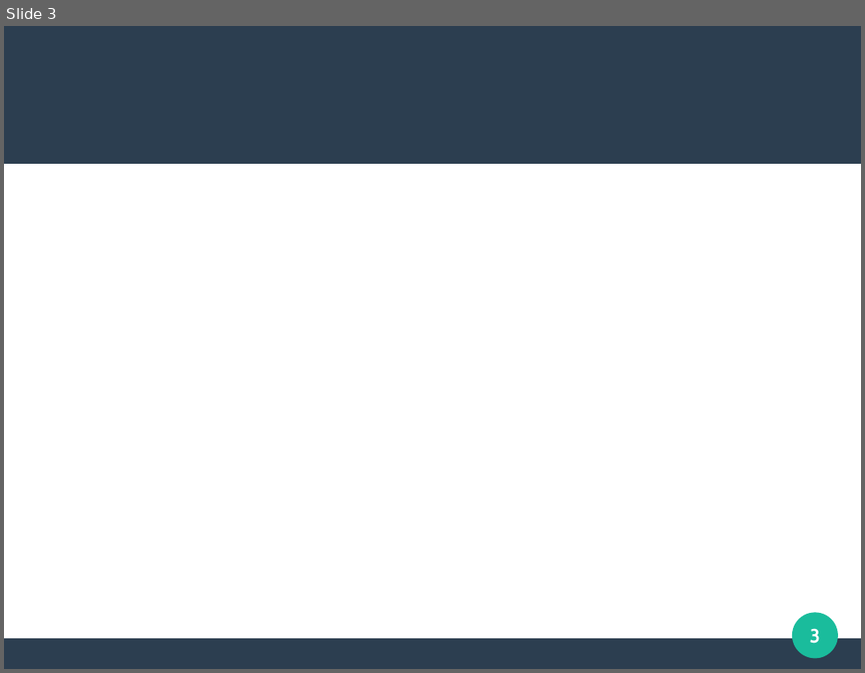
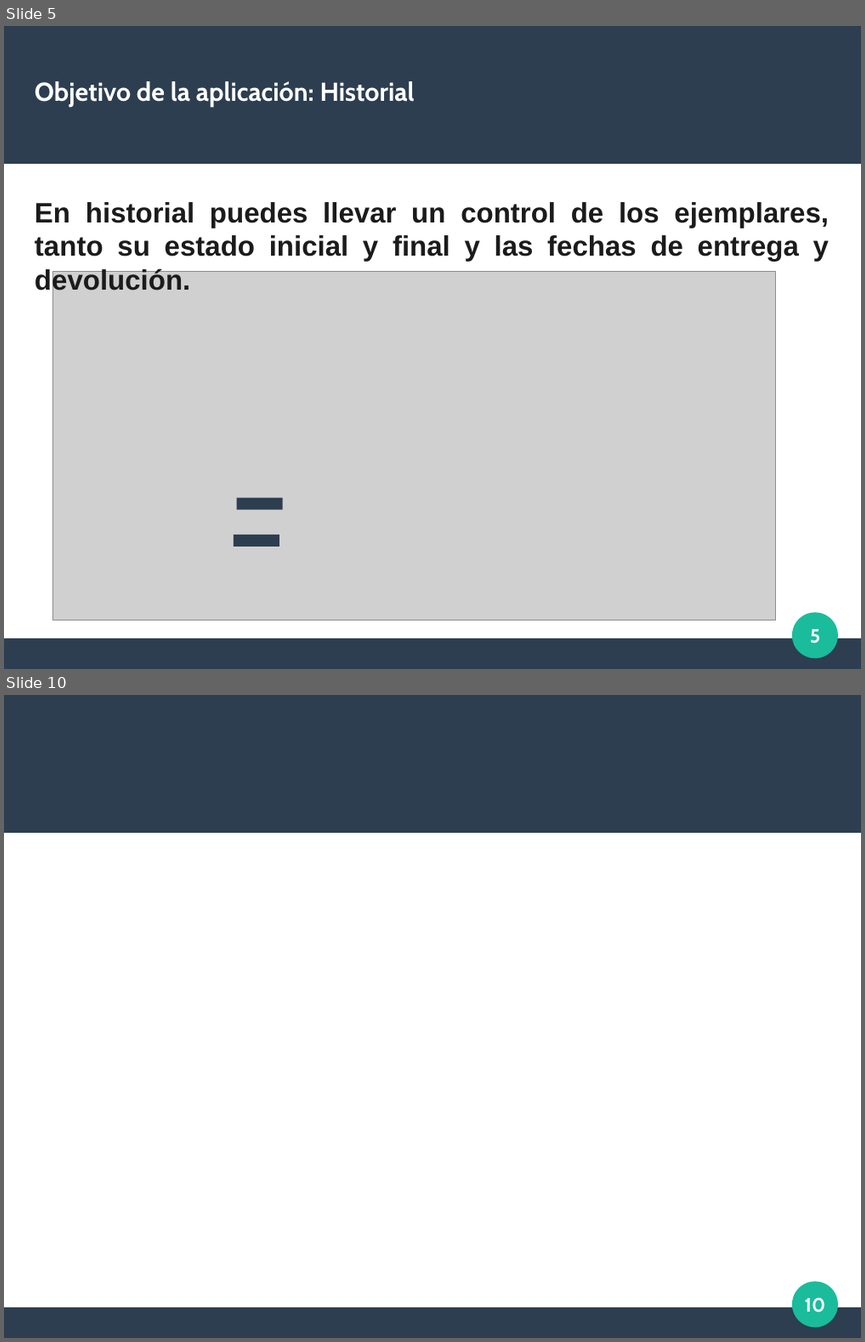
Before and after one commit to sharco-code/Red-Libros, a slide deck: Documentacion/presentacion.odp. Shown one above the other, each under a label of ours: slide 3 before the commit, slides 5 and 10 after it; the slides between them are not shown. The pictures are 865x673 and 865x1342 pixels, drawn with LibreOffice and Linux fonts; fonts in the diff are those of the drawing; grey boxes stand for pictures. Boxes give left, top, right and bottom in pixels: in the first picture for what was removed or moved away, otherwise in the second. Text is boxed around its words. In the diff, an @@ line names an element or a change of style, - is before the commit and + after.

```diff
--- a/Documentacion/presentacion.odp
+++ b/Documentacion/presentacion.odp
@@ slide 5 added at (x1=4, y1=26, x2=861, y2=669), background #FFFFFF; not listed: 3 template elements that a slide beside it also shows @@
@@ title added at (x1=35, y1=81, x2=415, y2=107), 24 pt, text #FFFFFF, bold @@
+Objetivo de la aplicación: Historial
@@ text added at (x1=35, y1=202, x2=828, y2=295), 26 pt, text #1B1B1B, bold @@
+En historial puedes llevar un control de los ejemplares, tanto su estado inicial y final y las fechas de entrega y devolución.
@@ picture added at (x1=53, y1=271, x2=775, y2=620) @@
@@ line added from (236, 504) to (282, 504), #2C3E50 11 pt @@
@@ line added from (234, 540) to (279, 540), #2C3E50 11 pt @@
@@ page number added at (x1=810, y1=629, x2=820, y2=643), 18 pt, text #FFFFFF, bold @@
+5
@@ what was slide 3 is now slide 10 @@
@@ page number at (x1=805, y1=1297, x2=826, y2=1312): text changed @@
-3
+10
```
Also in this commit, not shown: 2 slides changed, 7 other slides added, 4 other files.
